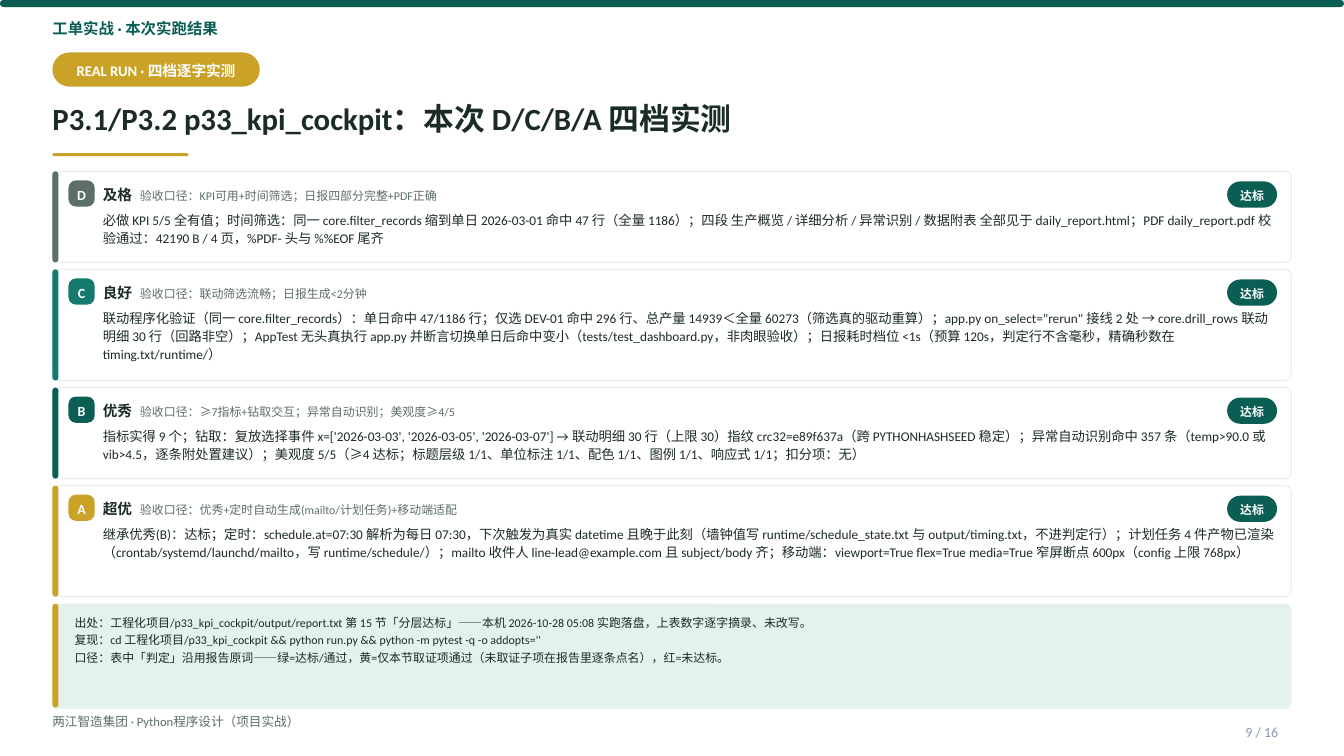
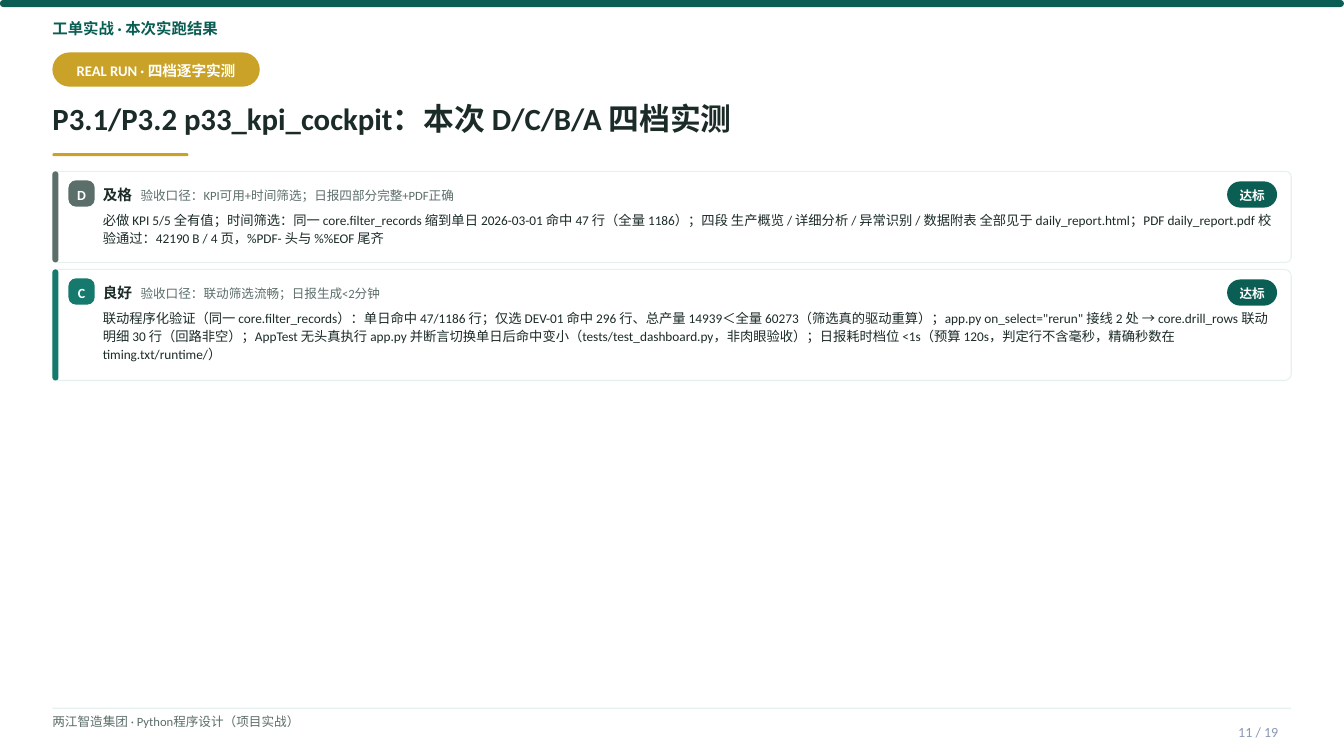
Before and after one commit to tianqiongenze/ai-course-teaching-resources, a slide deck: slide 11 of 03-Python程序设计-项目实战/V2授课PPT/W05-第10次课-每天早上8点的生产日报.pptx (slide 9 before the commit). Drawn at 1344x756 pixels with LibreOffice and Linux fonts; fonts in the diff are those of the drawing. Boxes give left, top, right and bottom in pixels: in the first picture for what was removed or moved away, otherwise in the second. Text is boxed around its words. In the diff, an @@ line names an element or a change of style, - is before the commit and + after.

Commit message:
feat(101): 100号报告P1/P2/P3优化方案全量执行
- P1-1: 32个精简deck注入知识速览卡+下次课预告(+64页, 逐字摘自同周完整deck)
- P1-2: 01课8个deck补重难点导航(+16页)
- P1-3: 9个高负荷页拆分(动态切点v2, 档位完整性断言0异常)
- P2: 正文<9pt升9pt(663 run, 0回退) + 冗余后缀裁剪
- P3: gate101五道门禁上线(语法/重症溢出/高负荷/乱码/check99), 终态全绿

```diff
--- a/03-Python程序设计-项目实战/V2授课PPT/W05-第10次课-每天早上8点的生产日报.pptx
+++ b/03-Python程序设计-项目实战/V2授课PPT/W05-第10次课-每天早上8点的生产日报.pptx
@@ size 8.5 to 9 pt in 4 elements at bbox=[103, 187, 454, 202], bbox=[1240, 189, 1265, 201], bbox=[103, 285, 380, 300], bbox=[1240, 287, 1265, 299] @@
@@ rounded rectangle removed at bbox=[52, 388, 1292, 479] @@
@@ rounded rectangle removed at bbox=[52, 388, 58, 479] @@
@@ rounded rectangle removed at bbox=[69, 396, 95, 422] @@
@@ text removed at bbox=[78, 407, 86, 416] @@
-B
@@ text removed at bbox=[103, 403, 455, 418] @@
-优秀 验收口径：≥7指标+钻取交互；异常自动识别；美观度≥4/5
@@ rounded rectangle removed at bbox=[1227, 397, 1277, 423] @@
@@ text removed at bbox=[1240, 406, 1264, 417] @@
-达标
@@ text removed at bbox=[103, 429, 1265, 461] @@
-指标实得 9 个；钻取：复放选择事件 x=['2026-03-03', '2026-03-05', '2026-03-07'] → 联动明细 30 行（上限 30）指纹 crc32=e89f637a（跨 PYTHONHASHSEED 稳定）；异常自动识别命中 357 条（temp>90.0 或 vib>4.5，逐条附处置建议）；美观度 5/5（≥4 达标；标题层级 1/1、单位标注 1/1、配色 1/1、图例 1/1、响应式 1/1；扣分项：无）
@@ rounded rectangle removed at bbox=[52, 486, 1292, 597] @@
@@ rounded rectangle removed at bbox=[52, 486, 58, 597] @@
@@ rounded rectangle removed at bbox=[69, 495, 95, 521] @@
@@ text removed at bbox=[77, 505, 85, 514] @@
-A
@@ text removed at bbox=[103, 500, 457, 519] @@
-超优 验收口径：优秀+定时自动生成(mailto/计划任务)+移动端适配
@@ rounded rectangle removed at bbox=[1227, 496, 1277, 522] @@
@@ text removed at bbox=[1240, 504, 1264, 515] @@
-达标
@@ text removed at bbox=[103, 528, 1274, 560] @@
-继承优秀(B)：达标；定时：schedule.at=07:30 解析为每日 07:30，下次触发为真实 datetime 且晚于此刻（墙钟值写 runtime/schedule_state.txt 与 output/timing.txt，不进判定行）；计划任务 4 件产物已渲染（crontab/systemd/launchd/mailto，写 runtime/schedule/）；mailto 收件人 line-lead@example.com 且 subject/body 齐；移动端：viewport=True flex=True media=True 窄屏断点 600px（config 上限 768px）
@@ rounded rectangle removed at bbox=[52, 604, 1292, 708] @@
@@ rounded rectangle removed at bbox=[52, 604, 58, 708] @@
@@ text removed at bbox=[75, 617, 812, 663] @@
-出处：工程化项目/p33_kpi_cockpit/output/report.txt 第 15 节「分层达标」——本机 2026-10-28 05:08 实跑落盘，上表数字逐字摘录、未改写。
-复现：cd 工程化项目/p33_kpi_cockpit && python run.py && python -m pytest -q -o addopts=''
-口径：表中「判定」沿用报告原词——绿=达标/通过，黄=仅本节取证项通过（未取证子项在报告里逐条点名），红=未达标。
@@ text at bbox=[1238, 728, 1278, 737]: text changed @@
-9 / 16
+11 / 19
```
Also in this commit, not shown: 9 other slides changed, 3 slides added, 48 other files.
